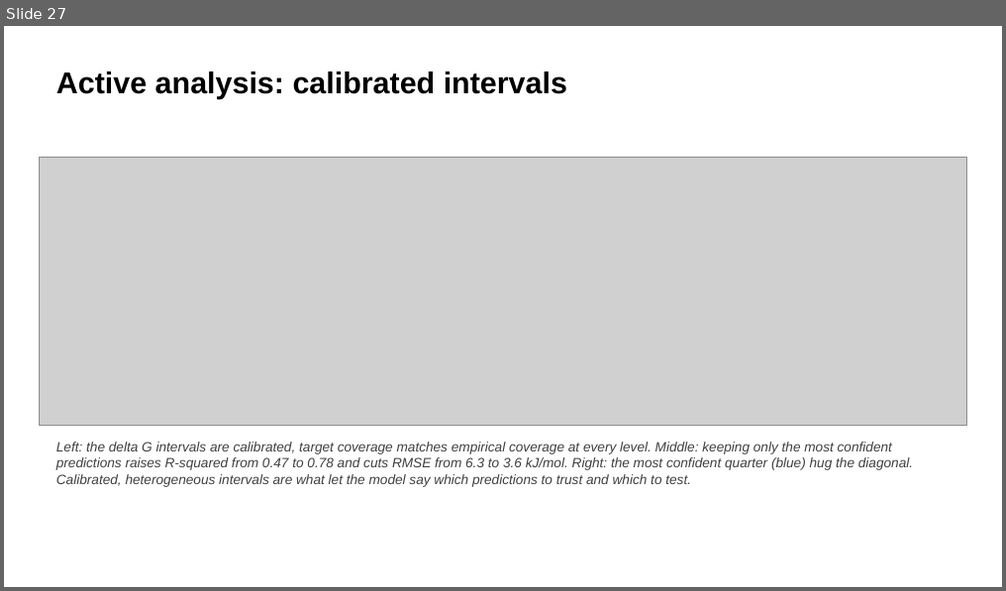
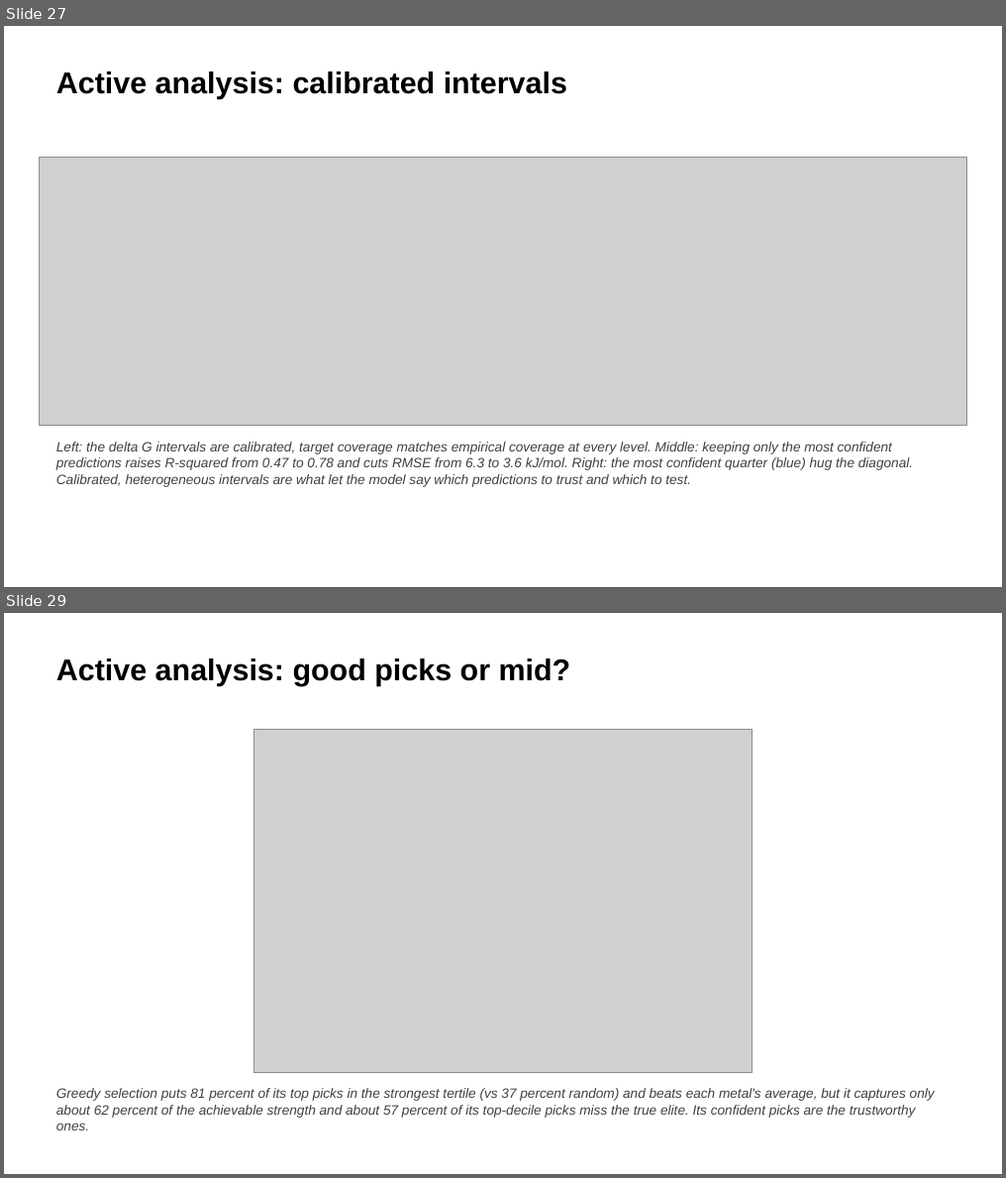
Before and after one commit to SkyEpstein/Machine-learning-to-separate-f-elements-2, a slide deck: docs/REE_Results_Slides_Final.pptx. Shown one above the other, each under a label of ours: slide 27 before the commit, slides 27 and 29 after it; the slides between them are not shown. The pictures are 1006x591 and 1006x1178 pixels, drawn with LibreOffice and Linux fonts; fonts in the diff are those of the drawing; grey boxes stand for pictures. Boxes give left, top, right and bottom in pixels: in the first picture for what was removed or moved away, otherwise in the second. Text is boxed around its words. In the diff, an @@ line names an element or a change of style, - is before the commit and + after.

```diff
--- a/docs/REE_Results_Slides_Final.pptx
+++ b/docs/REE_Results_Slides_Final.pptx
@@ slide 29 added at (4, 613, 1002, 1174), background #FFFFFF @@
@@ text added at (56, 659, 571, 686), 29 pt, text #000000, bold @@
+Active analysis: good picks or mid?
@@ picture added at (254, 729, 752, 1073) @@
@@ text added at (56, 1088, 935, 1131), 13 pt, text #404040, italic @@
+Greedy selection puts 81 percent of its top picks in the strongest tertile (vs 37 percent random) and beats each metal's average, but it captures only about 62 percent of the achievable strength and about 57 percent of its top-decile picks miss the true elite. Its confident picks are the trustworthy ones.
```
Also in this commit, not shown: 2 slides changed, 2 other slides added, 5 other files.
